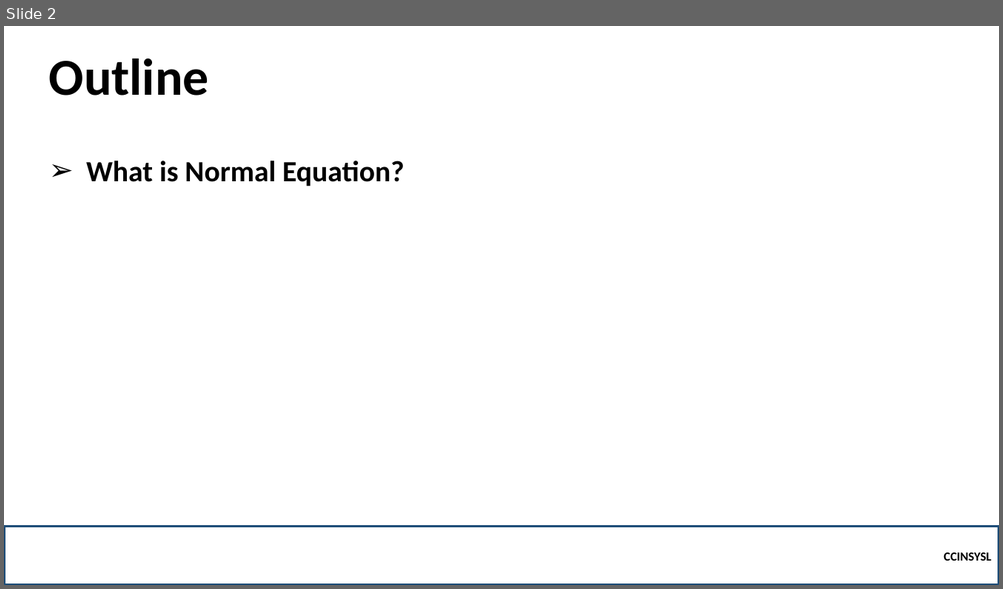
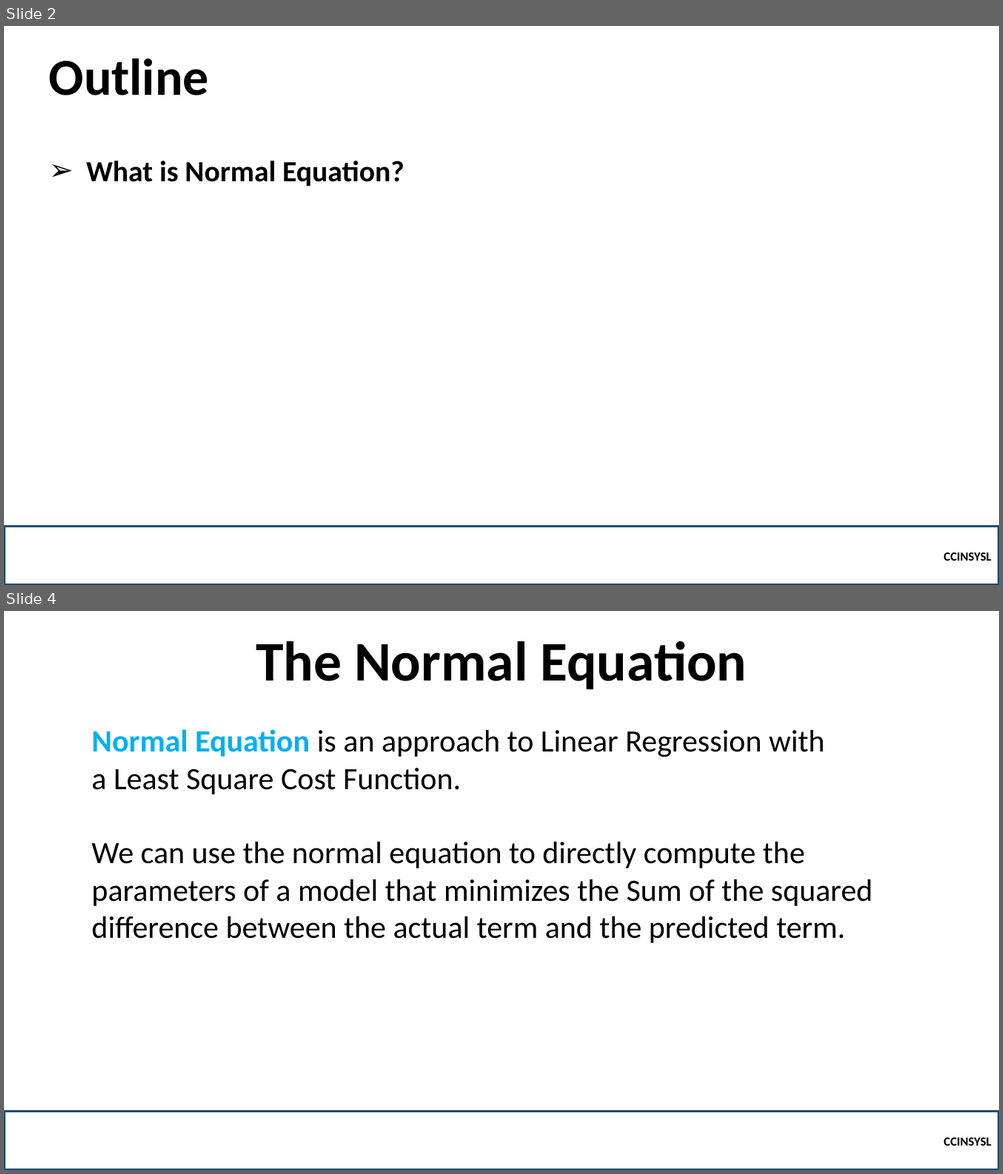
Before and after one commit to robitussin/CCINSYSL, a slide deck: 5 - Multiple Linear Regression/Normal Equation.pptx. Shown one above the other, each under a label of ours: slide 2 before the commit, slides 2 and 4 after it; the slides between them are not shown. The pictures are 1003x589 and 1003x1174 pixels, drawn with LibreOffice and Linux fonts; fonts in the diff are those of the drawing; background and template pictures are left out. Boxes give left, top, right and bottom in pixels: in the first picture for what was removed or moved away, otherwise in the second. Text is boxed around its words. In the diff, an @@ line names an element or a change of style, - is before the commit and + after.

```diff
--- a/5 - Multiple Linear Regression/Normal Equation.pptx
+++ b/5 - Multiple Linear Regression/Normal Equation.pptx
@@ slide 4 added at (4,611,999,1170), background picture (left out) @@
@@ title added at (256,641,747,689), 54 pt, text #000000, bold @@
+The Normal Equation
@@ text added at (91,729,873,943), 30 pt, text #000000 @@
+Normal Equation is an approach to Linear Regression with a Least Square Cost Function.
+We can use the normal equation to directly compute the parameters of a model that minimizes the Sum of the squared difference between the actual term and the predicted term.
@@ rectangle added at (4,1112,999,1170), outline #1F4E79 2.25 pt, 12 pt, text #000000, bold @@
+CCINSYSL
```
Also in this commit, not shown: 4 slides changed, 3 other slides added, 6 slides removed, 2 other files.
